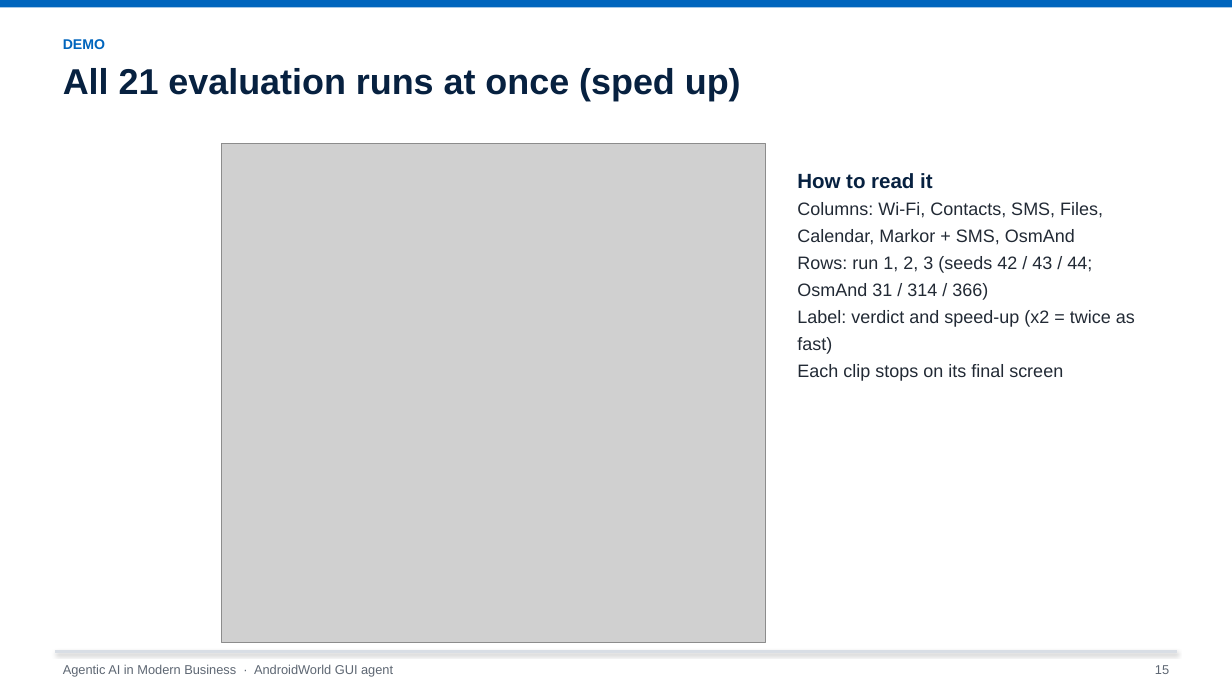
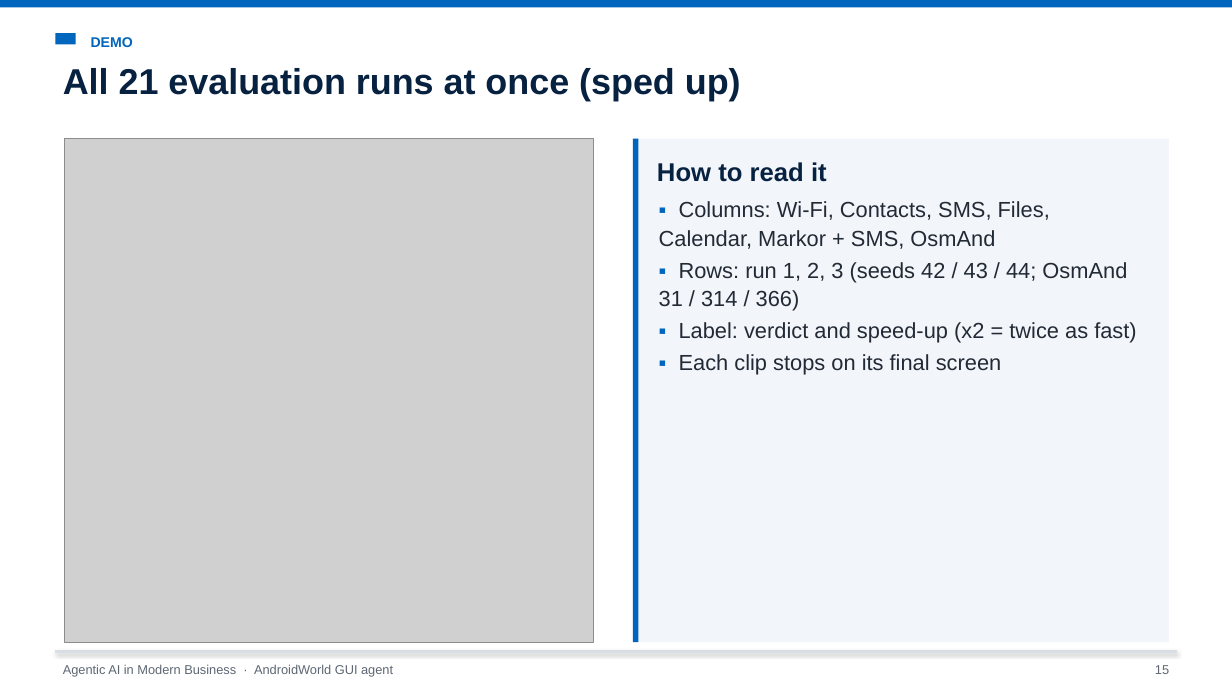
Before and after one commit to Chenschenschen/androidworld-gui-agent, a slide deck: slide 15 of presentation/AndroidWorld_GUI_Agent_Presentation.pptx. Drawn at 1232x693 pixels with LibreOffice and Linux fonts; fonts in the diff are those of the drawing; grey boxes stand for pictures. Boxes give left, top, right and bottom in pixels: in the first picture for what was removed or moved away, otherwise in the second. Text is boxed around its words. In the diff, an @@ line names an element or a change of style, - is before the commit and + after.

```diff
--- a/presentation/AndroidWorld_GUI_Agent_Presentation.pptx
+++ b/presentation/AndroidWorld_GUI_Agent_Presentation.pptx
@@ text "DEMO": place and size @@
-text "DEMO" at (63,39,105,49)
+text "DEMO" at (91,37,133,47)
@@ rectangle added at (55,33,76,44), fill #0065BD @@
@@ picture: place and size @@
-picture at (222,143,765,642)
+picture at (65,139,593,642)
@@ rectangle added at (633,139,1169,642), fill #F2F5F9 @@
@@ rectangle added at (633,139,639,642), fill #0065BD @@
@@ text added at (657,162,827,182), 20 pt, text #072140, bold @@
+How to read it
@@ text at (659,201,1136,375): text changed; size 14 to 17 pt @@
-How to read it
-Columns: Wi-Fi, Contacts, SMS, Files, Calendar, Markor + SMS, OsmAnd
-Rows: run 1, 2, 3 (seeds 42 / 43 / 44; OsmAnd 31 / 314 / 366)
-Label: verdict and speed-up (x2 = twice as fast)
-Each clip stops on its final screen
+▪ Columns: Wi-Fi, Contacts, SMS, Files, Calendar, Markor + SMS, OsmAnd
+▪ Rows: run 1, 2, 3 (seeds 42 / 43 / 44; OsmAnd 31 / 314 / 366)
+▪ Label: verdict and speed-up (x2 = twice as fast)
+▪ Each clip stops on its final screen
```
Also in this commit, not shown: 25 other slides changed, 2 other files.
